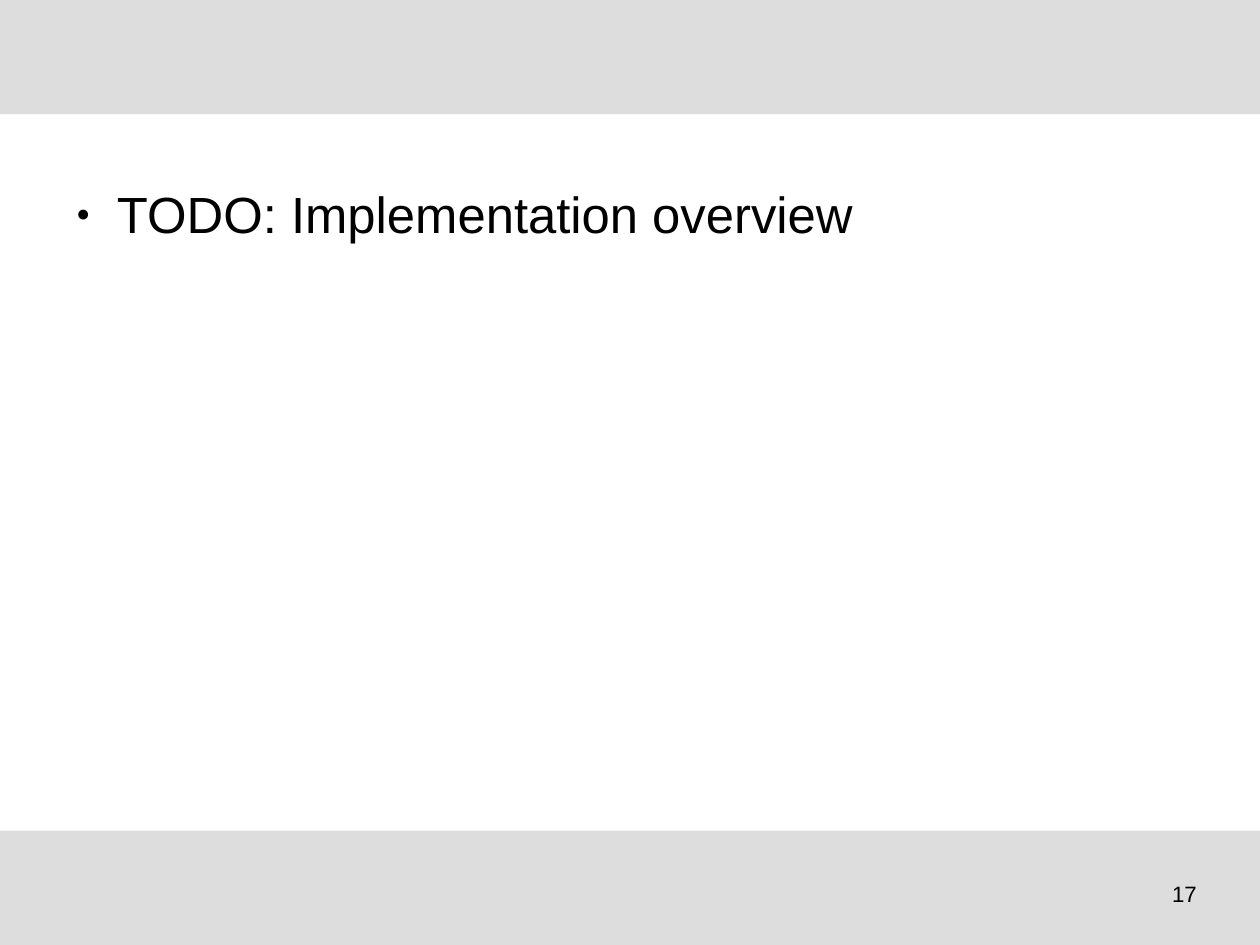
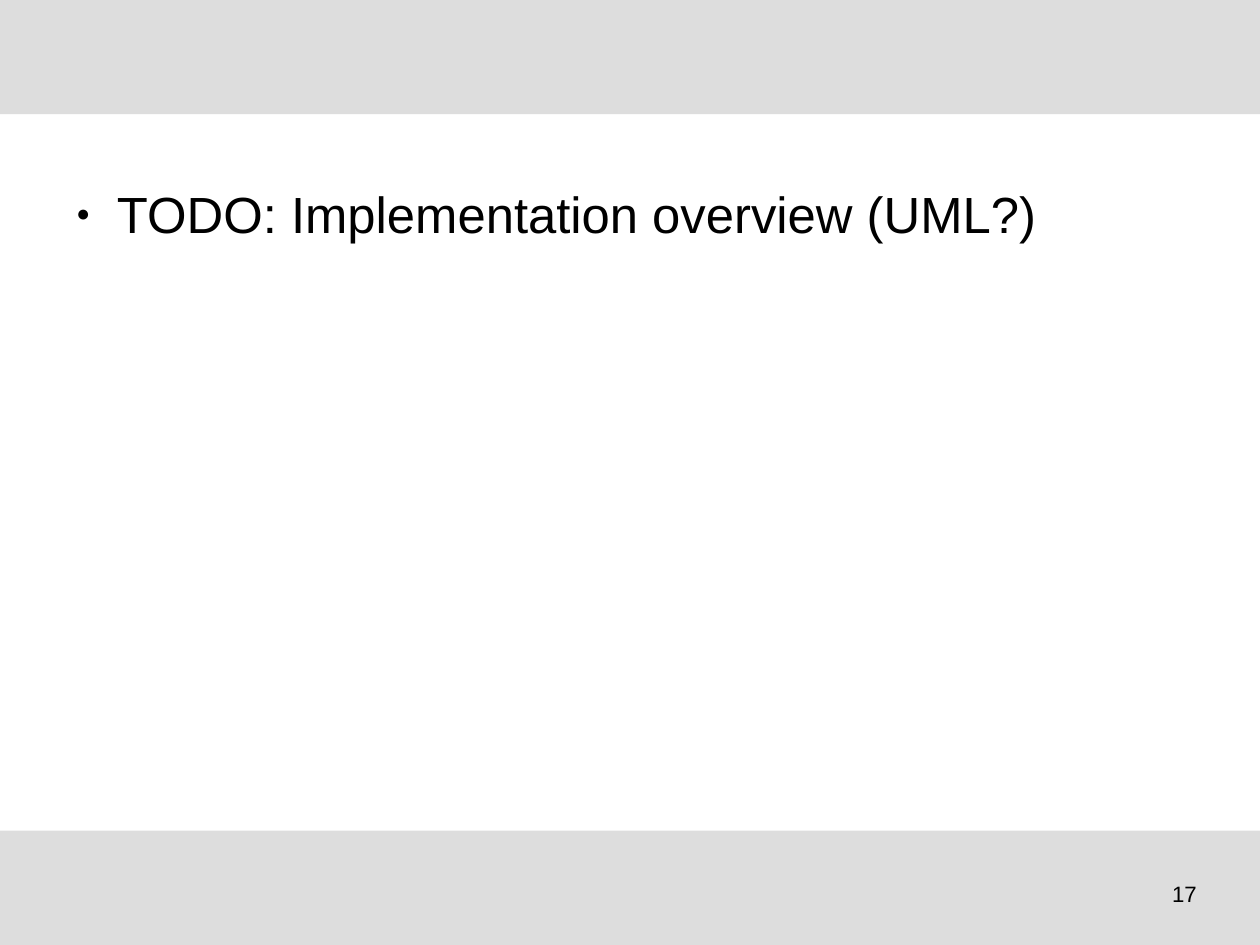
Before and after one commit to tudocomp/tudocomp, a slide deck: slide 17 of etc/presentation.odp. Drawn at 1260x945 pixels with LibreOffice and Linux fonts; fonts in the diff are those of the drawing; background and template pictures are left out. Boxes give left, top, right and bottom in pixels: in the first picture for what was removed or moved away, otherwise in the second. Text is boxed around its words. In the diff, an @@ line names an element or a change of style, - is before the commit and + after.

```diff
--- a/etc/presentation.odp
+++ b/etc/presentation.odp
@@ text at bbox=[117, 196, 1036, 244]: text changed @@
-● TODO: Implementation overview
+● TODO: Implementation overview (UML?)
```
Also in this commit, not shown: 2 other slides changed, 1 slide added, 1 slide removed.
